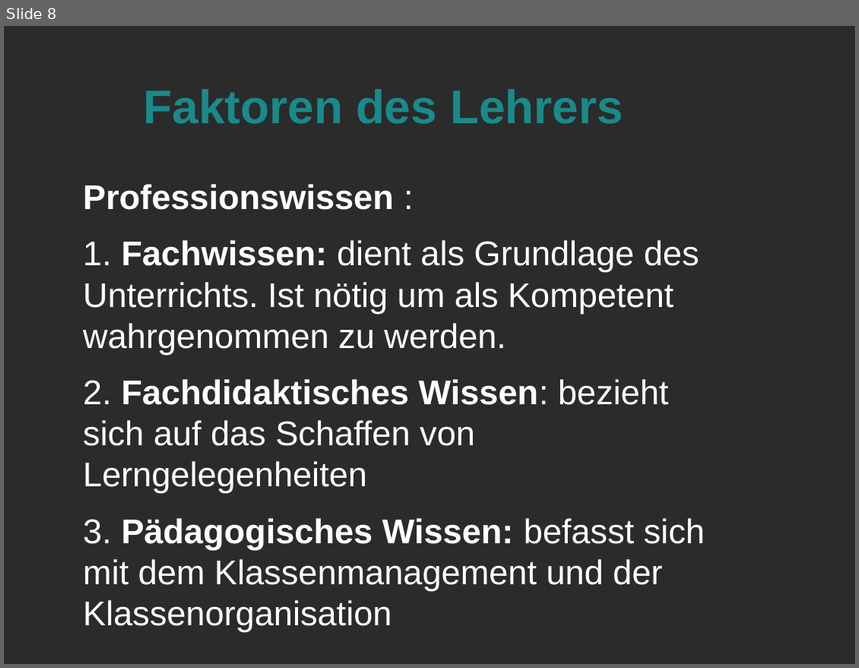
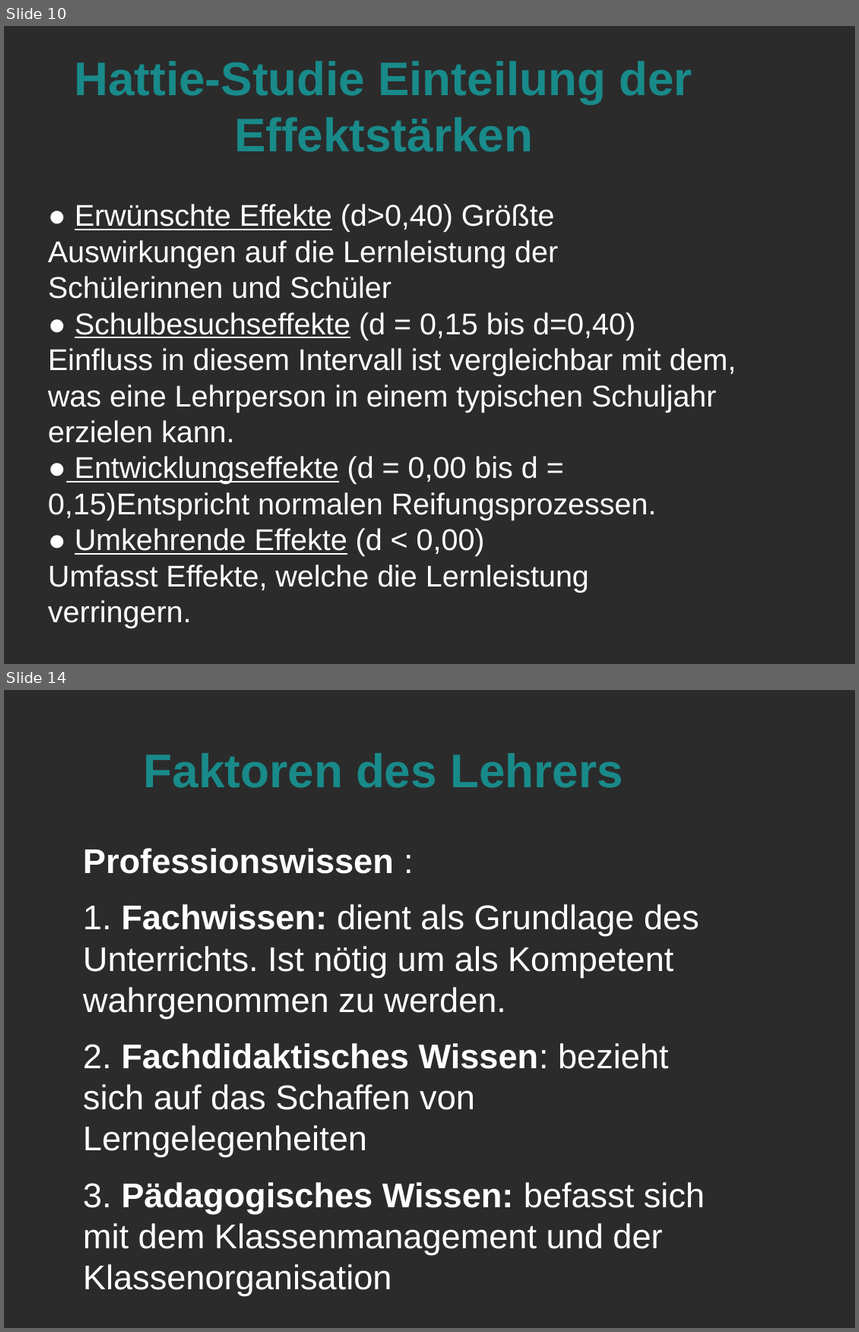
Before and after one commit to LorenzMueller/SS19, a slide deck: Mathe Didaktik/Präsentation.odp. Shown one above the other, each under a label of ours: slide 8 before the commit, slides 10 and 14 after it; the slides between them are not shown. The pictures are 859x668 and 859x1332 pixels, drawn with LibreOffice and Linux fonts; fonts in the diff are those of the drawing; background and template pictures are left out; a plain dark background stands for a picture behind light text. Boxes give left, top, right and bottom in pixels: in the first picture for what was removed or moved away, otherwise in the second. Text is boxed around its words. In the diff, an @@ line names an element or a change of style, - is before the commit and + after.

```diff
--- a/Mathe Didaktik/Präsentation.odp
+++ b/Mathe Didaktik/Präsentation.odp
@@ slide 10 added at [4,26,855,664], background picture (left out) @@
@@ title added at [75,61,693,152], 44 pt, text #198A8A, bold @@
+Hattie-Studie Einteilung der Effektstärken
@@ text added at [48,204,737,629], 28 pt, text #FFFFFF @@
+● Erwünschte Effekte (d>0,40) Größte Auswirkungen auf die Lernleistung der Schülerinnen und Schüler
+● Schulbesuchseffekte (d = 0,15 bis d=0,40) Einfluss in diesem Intervall ist vergleichbar mit dem, was eine Lehrperson in einem typischen Schuljahr erzielen kann.
+● Entwicklungseffekte (d = 0,00 bis d = 0,15)Entspricht normalen Reifungsprozessen.
+● Umkehrende Effekte (d < 0,00)
+Umfasst Effekte, welche die Lernleistung verringern.
@@ what was slide 8 is now slide 14 @@
```
Also in this commit, not shown: 1 slide changed, 8 other slides added, 1 slide removed, 4 other files.
